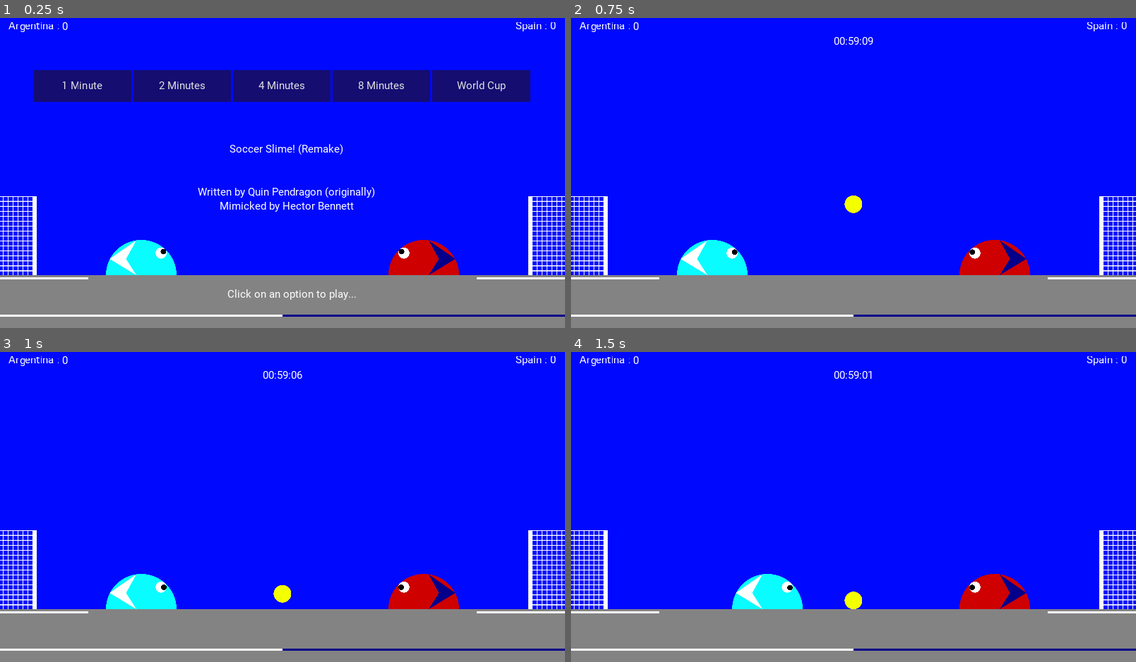
Above: before the commit, frames 1-4 (two rows, left to right).
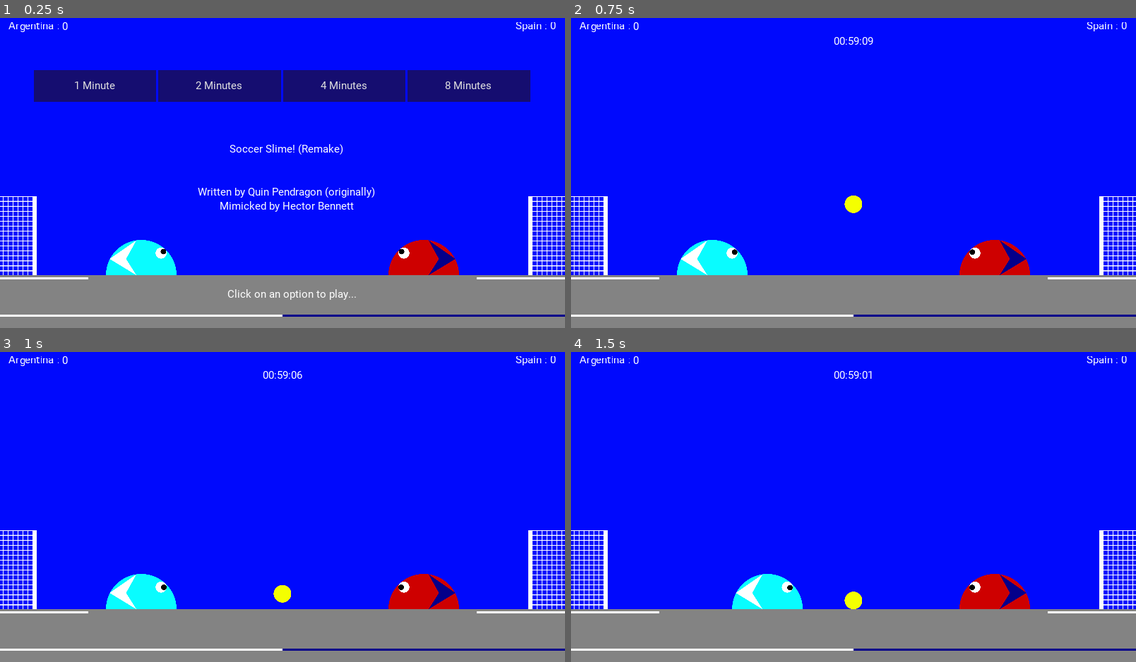
Above: after the commit, the same moments.

Repository: hectorbennett/slime-soccer
Game: Godot game, scene res://src/Main/Game.tscn
Same seed, same stepped clock (60 frames per second), same inputs: the game is played once before the commit and once after it.
Inputs:
- Up to frame 1 (0.25 s): no input
- Up to frame 2 (0.75 s): click "1 Minute" at 0.5 s
- Up to frame 3 (1 s): no input
- Up to frame 4 (1.5 s): tap Enter at 1.25 s; hold D (ui_right) from 1.28 s (still down)

The runs differ from the first frame. In frame 1, 1.0% of the frame differs, in the area x 11-90%, y 16-28%; in frame 2, nothing differs; in frame 3, nothing differs; in frame 4, nothing differs.

Commit message:
remove unused elements

Diff:
--- a/src/Gui/Gui.gd
+++ b/src/Gui/Gui.gd
@@ -76,23 +76,23 @@
 func _on_GoalLeft_scored() -> void:
     # if a goal is scored in the left goal
     var team_name = $"../SlimeRight".team['name']
-    display_message('{team_name} scores!\nClick mouse for replay...'.format({'team_name': team_name}))
+    display_message('{team_name} scores!'.format({'team_name': team_name}))
     update_right_label()
 
 func _on_GoalRight_scored() -> void:
     # if a goal is scored in the right goal
     var team_name = $"../SlimeLeft".team['name']
-    display_message('{team_name} scores!\nClick mouse for replay...'.format({'team_name': team_name}))
+    display_message('{team_name} scores!'.format({'team_name': team_name}))
     update_left_label()
 
 func _on_GoalLeft_goal_hanged() -> void:
     var team_name = $"../SlimeLeft".team['name']
-    display_message('{team_name} goal hanged!\nClick mouse for replay...'.format({'team_name': team_name}))
+    display_message('{team_name} goal hanged!'.format({'team_name': team_name}))
     update_right_label()
 
 func _on_GoalRight_goal_hanged() -> void:
     var team_name = $"../SlimeRight".team['name']
-    display_message('{team_name} goal hanged!\nClick mouse for replay...'.format({'team_name': team_name}))
+    display_message('{team_name} goal hanged!'.format({'team_name': team_name}))
     update_right_label()
 
 func _on_Game_game_started() -> void:
--- a/src/Gui/Gui.tscn
+++ b/src/Gui/Gui.tscn
@@ -64,7 +64,7 @@
 }
 
 [node name="1Min" type="Button" parent="Splash/Menu"]
-margin_right = 176.0
+margin_right = 221.0
 margin_bottom = 58.0
 size_flags_horizontal = 3
 size_flags_vertical = 3
@@ -74,8 +74,8 @@
 }
 
 [node name="2Min" type="Button" parent="Splash/Menu"]
-margin_left = 180.0
-margin_right = 357.0
+margin_left = 225.0
+margin_right = 447.0
 margin_bottom = 58.0
 size_flags_horizontal = 3
 size_flags_vertical = 3
@@ -85,8 +85,8 @@
 }
 
 [node name="4Min" type="Button" parent="Splash/Menu"]
-margin_left = 361.0
-margin_right = 537.0
+margin_left = 451.0
+margin_right = 673.0
 margin_bottom = 58.0
 size_flags_horizontal = 3
 size_flags_vertical = 3
@@ -96,8 +96,8 @@
 }
 
 [node name="8Min" type="Button" parent="Splash/Menu"]
-margin_left = 541.0
-margin_right = 718.0
+margin_left = 677.0
+margin_right = 899.0
 margin_bottom = 58.0
 size_flags_horizontal = 3
 size_flags_vertical = 3
@@ -107,6 +107,7 @@
 }
 
 [node name="WorldCup" type="Button" parent="Splash/Menu"]
+visible = false
 margin_left = 722.0
 margin_right = 899.0
 margin_bottom = 58.0
